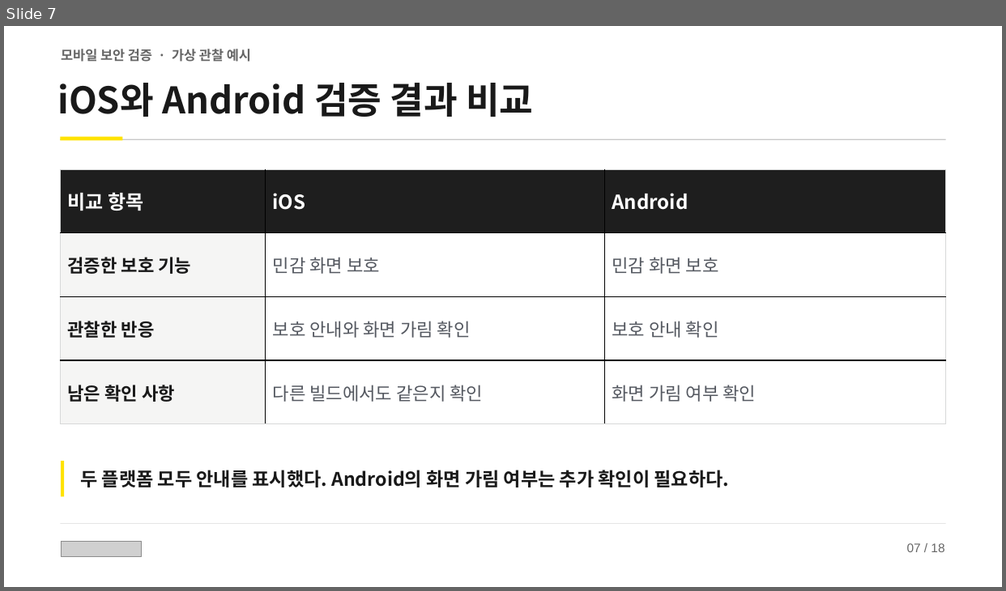
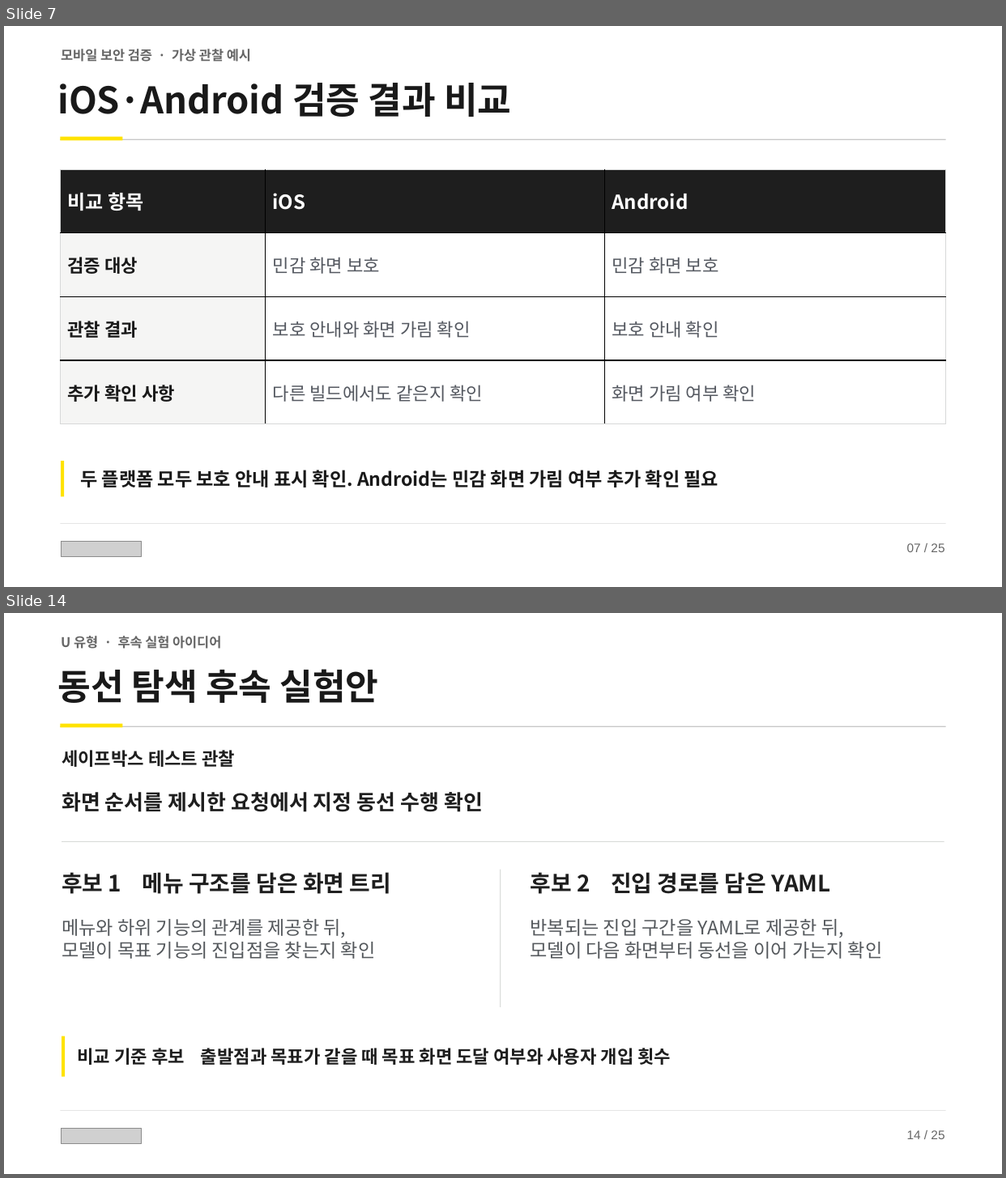
Before and after one commit to Ryuuuuu/maestro-gpui, a slide deck: assets/icons/kakaobank-security-onboarding.pptx. Shown one above the other, each under a label of ours: slide 7 before the commit, slides 7 and 14 after it; the slides between them are not shown. The pictures are 1006x591 and 1006x1178 pixels, drawn with LibreOffice and Linux fonts; fonts in the diff are those of the drawing; grey boxes stand for pictures. Boxes give left, top, right and bottom in pixels: in the first picture for what was removed or moved away, otherwise in the second. Text is boxed around its words. In the diff, an @@ line names an element or a change of style, - is before the commit and + after.

```diff
--- a/assets/icons/kakaobank-security-onboarding.pptx
+++ b/assets/icons/kakaobank-security-onboarding.pptx
@@ slide 14 added at [4, 613, 1002, 1174], background #FFFFFF @@
@@ text added at [61, 636, 221, 649], 12.8 pt, text #666666, bold @@
+U 유형 · 후속 실험 아이디어
@@ text added at [57, 669, 379, 703], 34.5 pt, text #191919, bold @@
+동선 탐색 후속 실험안
@@ rectangle added at [60, 726, 946, 727], fill #C8C8C8 @@
@@ rectangle added at [60, 724, 122, 727], fill #FFE300 @@
@@ text added at [62, 750, 235, 767], 17.2 pt, text #1E1E1E, bold @@
+세이프박스 테스트 관찰
@@ text added at [62, 792, 483, 812], 20.2 pt, text #1E1E1E, bold @@
+화면 순서를 제시한 요청에서 지정 동선 수행 확인
@@ rectangle added at [62, 841, 944, 842], fill #D9DBD9 @@
@@ text added at [62, 872, 391, 894], 21.8 pt, text #1E1E1E, bold @@
+후보 1 메뉴 구조를 담은 화면 트리
@@ rectangle added at [500, 870, 501, 1007], fill #D9DBD9 @@
@@ text added at [530, 872, 830, 894], 21.8 pt, text #1E1E1E, bold @@
+후보 2 진입 경로를 담은 YAML
@@ text added at [62, 919, 376, 959], 18 pt, text #54585C @@
+메뉴와 하위 기능의 관계를 제공한 뒤,
+모델이 목표 기능의 진입점을 찾는지 확인
@@ text added at [530, 919, 883, 959], 18 pt, text #54585C @@
+반복되는 진입 구간을 YAML로 제공한 뒤,
+모델이 다음 화면부터 동선을 이어 가는지 확인
@@ rectangle added at [62, 1037, 65, 1077], fill #FFE300 @@
@@ text added at [77, 1048, 671, 1065], 17.2 pt, text #1E1E1E, bold @@
+비교 기준 후보 출발점과 목표가 같을 때 목표 화면 도달 여부와 사용자 개입 횟수
@@ rectangle added at [60, 1111, 946, 1112], fill #E5E5E5 @@
@@ picture added at [61, 1129, 141, 1144] @@
@@ text added at [907, 1131, 944, 1139], 12 pt, text #666666 @@
+14 / 25
@@ slide 7 changed as well @@
@@ text at [57, 83, 511, 117]: text changed @@
-iOS와 Android 검증 결과 비교
+iOS·Android 검증 결과 비교
@@ table at [60, 169, 946, 425] @@
-row 2, column 1: 검증한 보호 기능
+row 2, column 1: 검증 대상
-row 3, column 1: 관찰한 반응
+row 3, column 1: 관찰 결과
-row 4, column 1: 남은 확인 사항
+row 4, column 1: 추가 확인 사항
@@ text at [80, 470, 719, 488]: text changed @@
-두 플랫폼 모두 안내를 표시했다. Android의 화면 가림 여부는 추가 확인이 필요하다.
+두 플랫폼 모두 보호 안내 표시 확인. Android는 민감 화면 가림 여부 추가 확인 필요
@@ text at [907, 544, 944, 552]: text changed @@
-07 / 18
+07 / 25
```
Also in this commit, not shown: 11 other slides changed, 11 other slides added, 5 slides removed.
